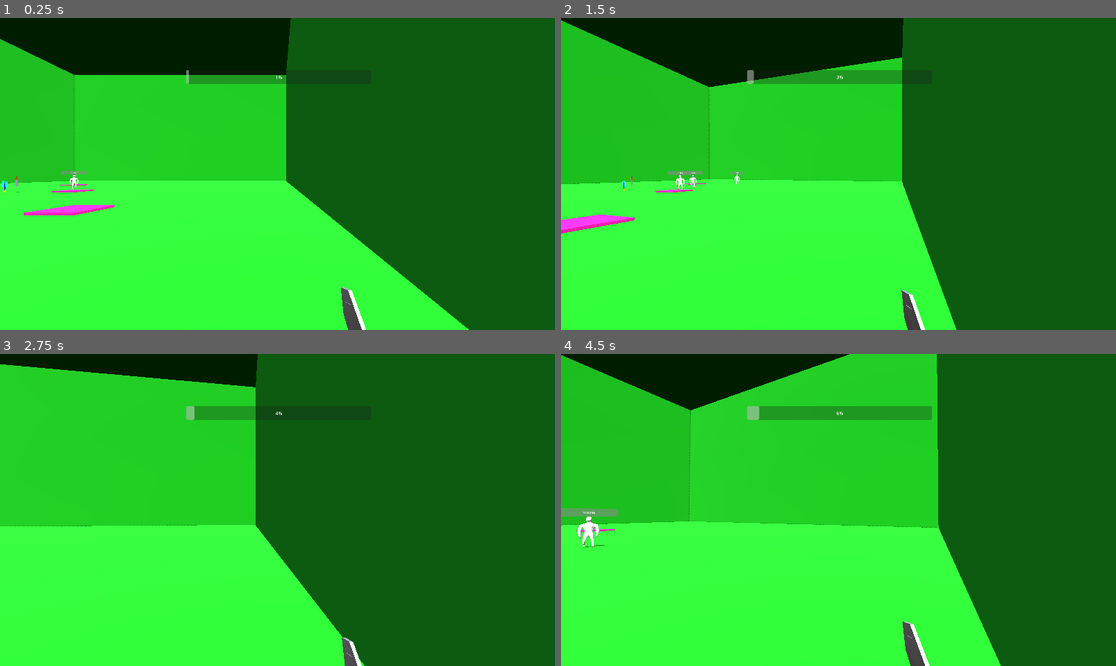
Above: before the commit, frames 1-4 (two rows, left to right).
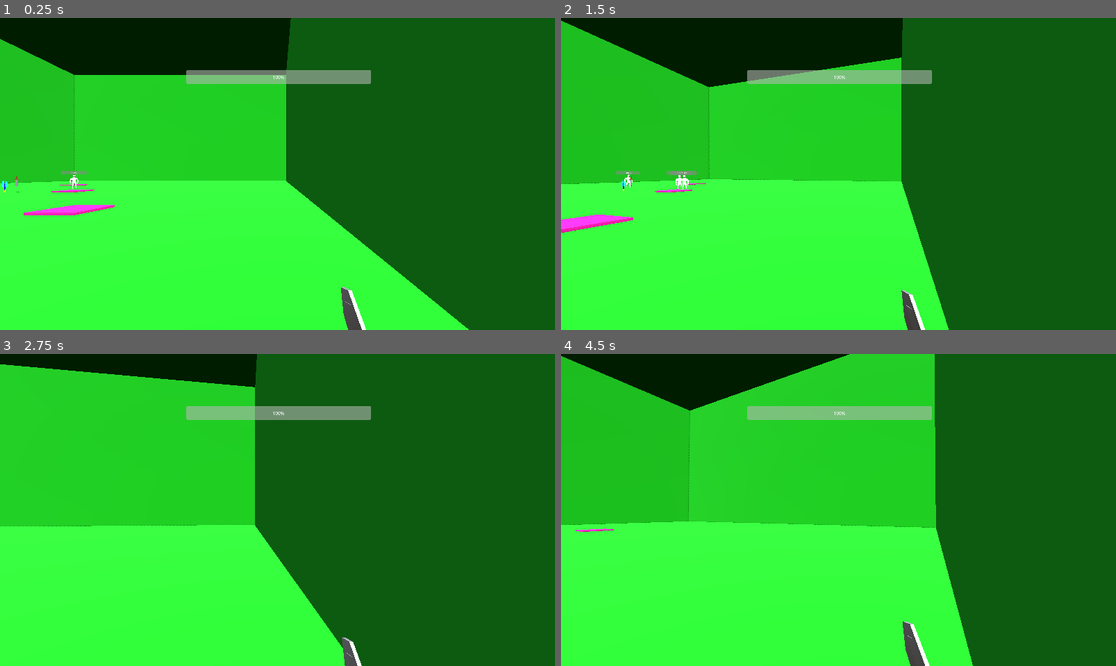
Above: after the commit, the same moments.

Repository: MrDragonMister/Raid_And_Rescue
Game: Godot game, scene res://scenes/world.tscn
The game is run twice, just before and just after one commit, with the same random seed, the same clock (stepped at 60 frames per second) and the same inputs.
Inputs (mouse positions are in pixels of both pictures, inside the frame that each line leads up to):
- Up to frame 1 (0.25 s): no input
- Up to frame 2 (1.5 s): move the mouse to (866, 174) at 0.52 s; hold W (move_forwards) from 0.53 s (still down); click (866, 174) at 0.6 s; tap Space (jump) at 0.77 s; tap C (spawn enemy) at 0.8, 1.35 s; move the mouse to (810, 174) at 1.27 s
- Up to frame 3 (2.75 s): keep holding W (move_forwards); tap Space (jump) at 1.52 s; click (249, 510) at 1.55 s; move the mouse to (288, 503) at 2.02 s; click (288, 503) at 2.1 s; tap C (spawn enemy) at 2.3 s
- Up to frame 4 (4.5 s): keep holding W (move_forwards); move the mouse to (832, 516) at 2.77 s; tap Shift (crouch) at 2.85 s; tap Space (jump) at 3.02, 3.77 s; click (832, 516) at 3.05 s; move the mouse to (877, 513) at 3.52 s; right-click (877, 513) at 3.6 s; tap C (spawn enemy) at 3.8, 4.35 s; move the mouse to (794, 506) at 4.27 s

The runs differ from the first frame. In frame 1, 1.5% of the frame differs, in the area x 11-67%, y 16-55%; in frame 2, 2.2%; in frame 3, 1.8%; in frame 4, 3.5%, in the area x 0-80%, y 0-100%.

Commit message:
guards can now attack

Diff:
--- a/scenes/enemy.tscn
+++ b/scenes/enemy.tscn
@@ -3,8 +3,9 @@
 [ext_resource type="Script" path="res://scripts/enemy.gd" id="1_4h4db"]
 [ext_resource type="Script" path="res://scenes/animation_player.gd" id="2_huilv"]
 
-[sub_resource type="BoxShape3D" id="BoxShape3D_0kg7j"]
-size = Vector3(1, 1.5, 1)
+[sub_resource type="CapsuleShape3D" id="CapsuleShape3D_eca12"]
+radius = 0.375
+height = 1.6276
 
 [sub_resource type="ViewportTexture" id="ViewportTexture_f24jm"]
 viewport_path = NodePath("SubViewport")
@@ -227,8 +228,8 @@
 script = ExtResource("1_4h4db")
 
 [node name="CollisionShape3D" type="CollisionShape3D" parent="."]
-transform = Transform3D(1, 0, 0, 0, 1, 0, 0, 0, 1, 0, 0.75, 0)
-shape = SubResource("BoxShape3D_0kg7j")
+transform = Transform3D(1, 0, 0, 0, 1, 0, 0, 0, 1, 0, 0.814, 0)
+shape = SubResource("CapsuleShape3D_eca12")
 
 [node name="SubViewport" type="SubViewport" parent="."]
 transparent_bg = true
@@ -486,3 +487,9 @@
 "": SubResource("AnimationLibrary_jhmar")
 }
 script = ExtResource("2_huilv")
+
+[node name="attack_cooldown" type="Timer" parent="."]
+process_callback = 0
+one_shot = true
+
+[connection signal="timeout" from="attack_cooldown" to="." method="_on_timer_timeout"]
--- a/scenes/player.tscn
+++ b/scenes/player.tscn
@@ -159,8 +159,9 @@
 	return pos
 "
 
-[sub_resource type="BoxShape3D" id="BoxShape3D_kta7g"]
-size = Vector3(1, 1.5, 1)
+[sub_resource type="CapsuleShape3D" id="CapsuleShape3D_dj3um"]
+radius = 0.375
+height = 1.628
 
 [sub_resource type="ArrayMesh" id="ArrayMesh_851ws"]
 _surfaces = [{
@@ -431,8 +432,8 @@
 script = SubResource("GDScript_ig5vo")
 
 [node name="CollisionShape3D" type="CollisionShape3D" parent="."]
-transform = Transform3D(1, 0, 0, 0, 1, 0, 0, 0, 1, 0, 0.75, 0)
-shape = SubResource("BoxShape3D_kta7g")
+transform = Transform3D(1, 0, 0, 0, 1, 0, 0, 0, 1, 0, 0.814, 0)
+shape = SubResource("CapsuleShape3D_dj3um")
 
 [node name="Shortsword" type="MeshInstance3D" parent="."]
 transform = Transform3D(-4.37114e-09, -0.1, 0, 0.092388, -4.03841e-09, -0.0382683, 0.0382683, -1.67276e-09, 0.092388, 0.489266, 0.734507, -0.779858)
--- a/scripts/Player.gd
+++ b/scripts/Player.gd
@@ -9,7 +9,7 @@
 # player testing needed
 # sfx en in de toekomst mischien nog particles nodig om duidelijk te maken of je raakt of niet
 const WEAPON_ANGLE_RANGE = 45 # nu nog in graden voor testen, later in rad voor optimalisatie
-const WEAPON_FORWARD_RANGE = 2
+const WEAPON_FORWARD_RANGE = 3
 
 #headbob variables
 const BOB_FREQ = 2.0
@@ -142,8 +142,6 @@
 
 	move_and_slide()
 
-	Global.set_player_pos(position)
-
 	# head bobbing
 	t_bob += delta * velocity.length() * float(is_on_floor())
 	camera1.transform.origin = headbob(t_bob)
--- a/scripts/enemy.gd
+++ b/scripts/enemy.gd
@@ -1,35 +1,47 @@
 extends CharacterBody3D
 
 const ENEMY_SPEED = 3
-@onready var health := 100
-@onready var health_bar := $"SubViewport/Control/enemy_health_bar"
+const ENEMY_WEAPON_FORWARD_RANGE = 1
+
+var health : int = 100
+var attack_ready: bool = true
+var direction: Vector3 = Vector3.ZERO
+
+@onready var health_bar: = $"SubViewport/Control/enemy_health_bar"
 @onready var nav: NavigationAgent3D = $NavigationAgent3D
 @onready var enemy_health_display := $health_display
 @onready var enemy_manager = %Enemy_manager
 @onready var player = $"../../Player"
 @onready var game_manager = %game_manager
+@onready var timer: Timer = $attack_cooldown
+@onready var player_health_bar = $"../../../Control/health_bar"
 
 func _ready():
 	health_bar.value = health
 	position = Global.enemy_spawn_pos
 
 func _process(delta: float) -> void:
-
-	if nav.distance_to_target() <= player.WEAPON_FORWARD_RANGE:
-		# the enemy always looks at the player so an angle check is not needed
-		print("attack")
-
 	# Get the camera from the current viewport
 	var camera = get_viewport().get_camera_3d()
 	if camera:
 		# Rotate the Sprite3D to face the camera's position
 		enemy_health_display.look_at(camera.global_transform.origin, Vector3.UP)
 
+	# the enemy always looks at the player so an angle check is not needed
+	if nav.distance_to_target() <= ENEMY_WEAPON_FORWARD_RANGE and attack_ready:
+		attack_ready = false
+		timer.start()
+		print("attack")
+		player_health_bar.value -= 1
+
+
+func _unhandled_input(event):
 	if Input.is_action_just_pressed("attack"):
 		# attack animatie
 		var angle_from_player_2_enemy = Global.get_angle_to(player, self)
 		var distance_2_player = (position - player.position).length()
 		if distance_2_player < player.WEAPON_FORWARD_RANGE and angle_from_player_2_enemy < deg_to_rad(player.WEAPON_ANGLE_RANGE):
+			# hit sound effect
 			if health > health_bar.min_value:
 				for n in 10:
 					health -= 1
@@ -37,7 +49,7 @@
 					await get_tree().create_timer(0.01).timeout
 				if health <= health_bar.min_value:
 					print(self)
-					Global.change_amount_of_enemies(-1)
+					Global.amount_of_enemies -= 1
 					queue_free()
 		else:
 			# miss sound effect
@@ -52,8 +64,7 @@
 	"""
 
 func _physics_process(delta: float) -> void:
-	var direction = Vector3()
-	nav.target_position = Global.player_pos
+	nav.target_position = player.position
 	direction = nav.get_next_path_position() - global_position
 	direction = direction.normalized()
 
@@ -67,3 +78,6 @@
 		velocity += get_gravity() * delta * 2
 
 	move_and_slide()
+
+func _on_timer_timeout():
+	attack_ready = true
--- a/scripts/enemy_manager.gd
+++ b/scripts/enemy_manager.gd
@@ -2,12 +2,13 @@
 
 @export var enemy_scene : PackedScene
 
-func _process(delta: float) -> void:
+func _unhandled_input(event):
 	if Input.is_action_just_pressed("spawn enemy"):
 		spawn_enemy(Vector3(randi_range(-10, 10), 0, randi_range(-10, 10)))
 
 func spawn_enemy(pos):
 	var mob = enemy_scene.instantiate()
-	Global.set_enemy_spawn_pos(pos)
+	Global.enemy_spawn_pos = pos
 	add_child(mob)
-	Global.change_amount_of_enemies(1)
+	# This needs to be global because you get a null instance when 2 enemies die at the same time
+	Global.amount_of_enemies += 1
--- a/scripts/global.gd
+++ b/scripts/global.gd
@@ -1,17 +1,7 @@
 extends Node
 
-@onready var player_pos = Vector3.ZERO
 @onready var enemy_spawn_pos = Vector3.ZERO
 @onready var amount_of_enemies = 1
-
-func set_player_pos(new_player_pos):
-	player_pos = new_player_pos
-
-func set_enemy_spawn_pos(new_enemy_spawn_pos):
-	enemy_spawn_pos = new_enemy_spawn_pos
-
-func change_amount_of_enemies(change):
-	amount_of_enemies += change
 
 func get_angle_to(from, target) -> float:
 	#Get the location of the target as a Vector2 from a top-down perspective
--- a/scripts/health_bar.gd
+++ b/scripts/health_bar.gd
@@ -1,7 +1,10 @@
 extends ProgressBar
 
-@onready var health_bar = $"."
-@onready var enemy_manager = %Enemy_manager
+func _ready():
+	self.value = 100
+	#pass
+
 
 func _process(delta):
-	health_bar.value = Global.amount_of_enemies
+	#self.value = Global.amount_of_enemies
+	pass
